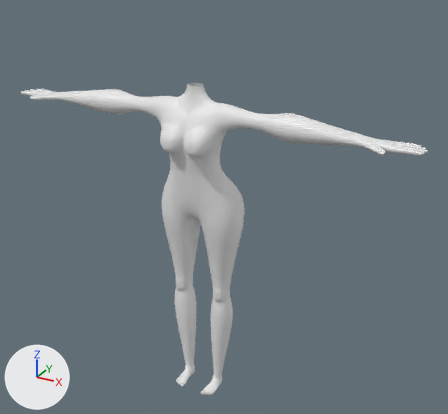
Renders of the Blender file Assets/Blend Files/2AM tutorial.blend from each side of a commit.
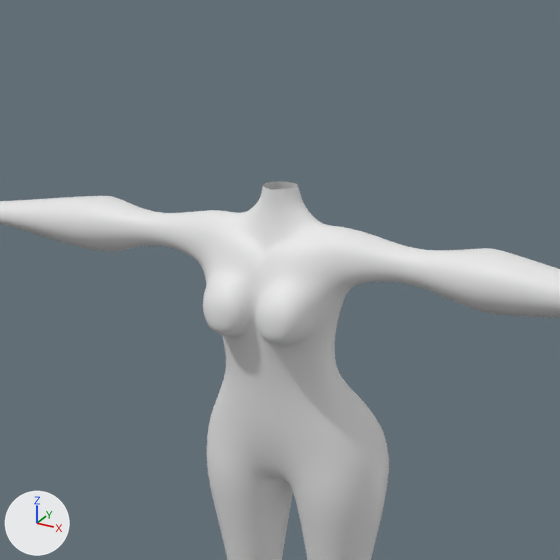
There are two pictures of each version: one whole from a 50 mm lens placed at (1.002, -1.657, 1.562), pointed at (0.066, 0.046, 0.711), one close up on the part from 15% to 72% of the width and 0% to 62% of the height. Every picture has the same lights, and +X, +Y and +Z are marked at lower left.
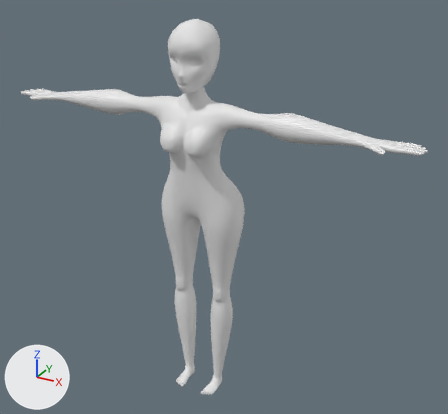
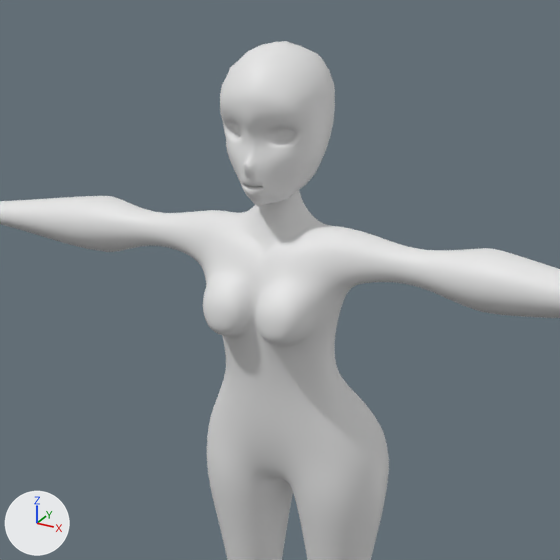
Changed parts and their boxes (x1, y1, x2, y2) in the close-ups (560 x 560 px):
```json
{"object": "Cube.002", "change": "added", "after": [220, 41, 335, 206]}
```

Scene script edits in JSON lines:
```json
{"op": "add", "block": "me_cube_002", "code": ["me_cube_002 = bpy.data.meshes.new('Cube.002')", "me_cube_002.from_pydata(...)  # 372 vertices, 362 faces; spans x 0.0..0.077, y -0.112..0.058, z 1.119..1.332", "me_cube_002.polygons.foreach_set('use_smooth', [True] * 362)"]}
{"op": "add", "block": "ob_cube_002", "code": ["ob_cube_002 = bpy.data.objects.new('Cube.002', me_cube_002)", "ob_cube_002.location = (0.0, 0.0, 0.0)", "_m = ob_cube_002.modifiers.new('Mirror', 'MIRROR')", "_m.use_clip = True"]}
```
